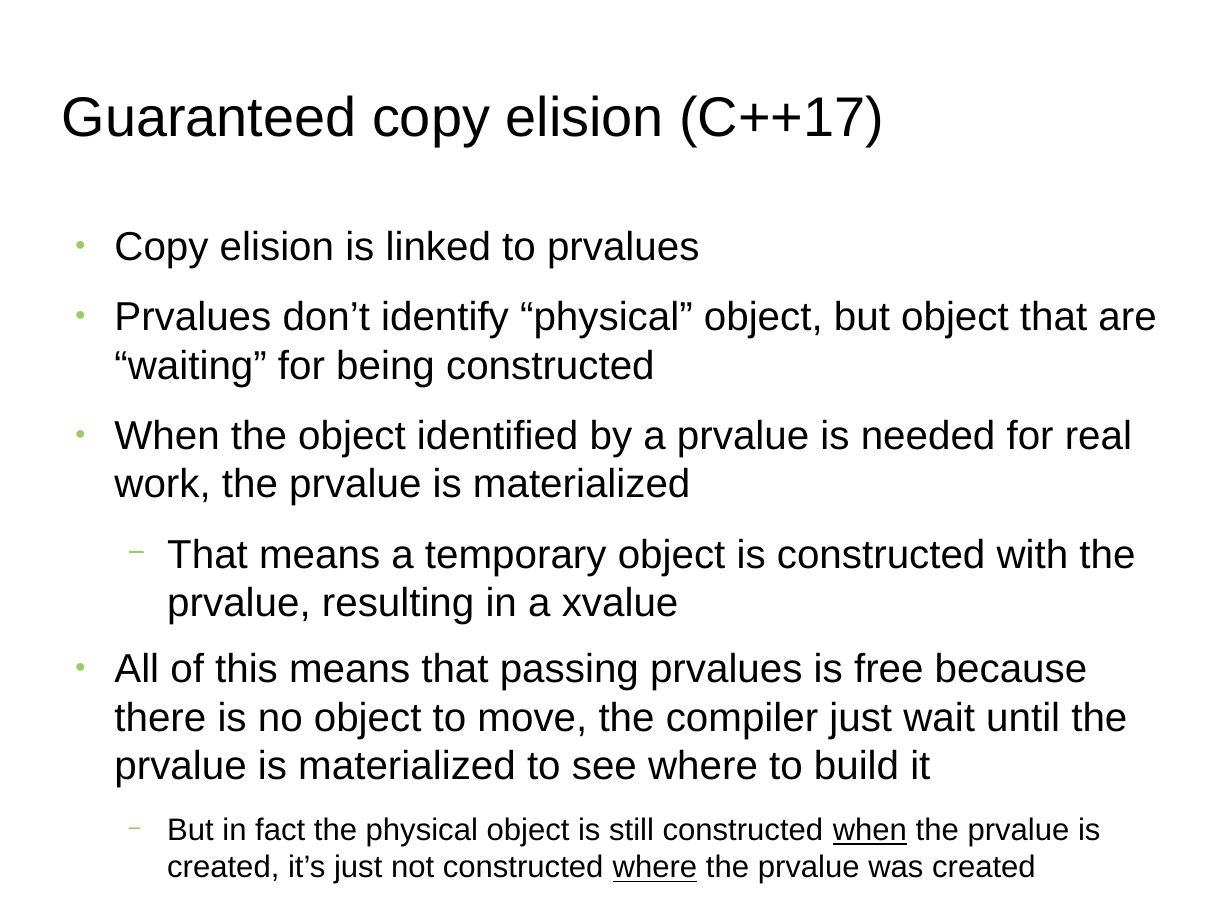
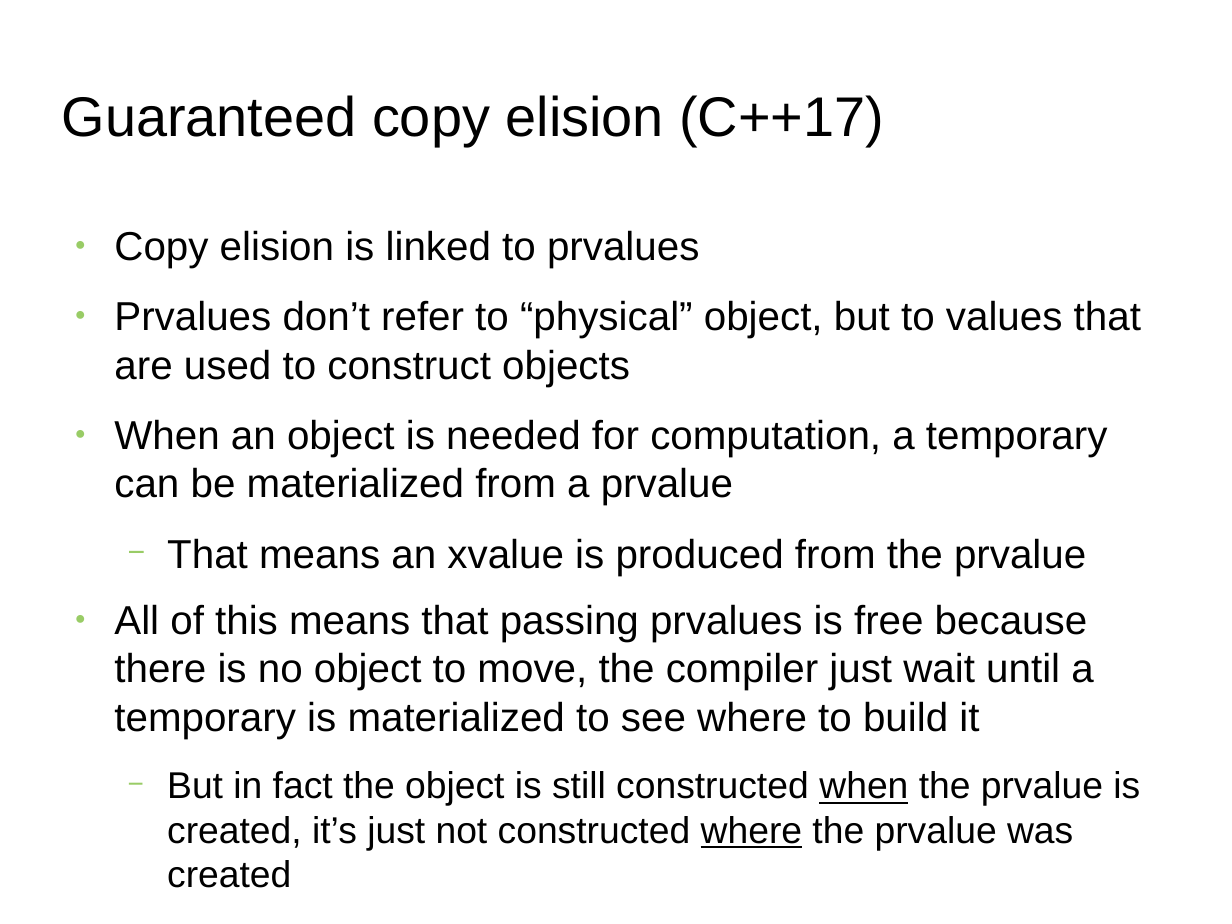
Before and after one commit to FranckRJ/CPP-trainings, a slide deck: slide 16 of traning-move.pt1.odp (slide 17 before the commit). Drawn at 1232x924 pixels with LibreOffice and Linux fonts; fonts in the diff are those of the drawing; background and template pictures are left out. Boxes give left, top, right and bottom in pixels: in the first picture for what was removed or moved away, otherwise in the second. Text is boxed around its words. In the diff, an @@ line names an element or a change of style, - is before the commit and + after.

```diff
--- a/traning-move.pt1.odp
+++ b/traning-move.pt1.odp
@@ text at [114,300,1141,888]: text changed @@
-● Prvalues don’t identify “physical” object, but object that are “waiting” for being constructed
-● When the object identified by a prvalue is needed for real work, the prvalue is materialized
-  − That means a temporary object is constructed with the prvalue, resulting in a xvalue
-● All of this means that passing prvalues is free because there is no object to move, the compiler just wait until the prvalue is materialized to see where to build it
-  − But in fact the physical object is still constructed when the prvalue is created, it’s just not constructed where the prvalue was created
+● Prvalues don’t refer to “physical” object, but to values that are used to construct objects
+● When an object is needed for computation, a temporary can be materialized from a prvalue
+  − That means an xvalue is produced from the prvalue
+● All of this means that passing prvalues is free because there is no object to move, the compiler just wait until a temporary is materialized to see where to build it
+  − But in fact the object is still constructed when the prvalue is created, it’s just not constructed where the prvalue was created
```
Also in this commit, not shown: 7 other slides changed, 1 slide added, 2 slides removed, 2 other files.
